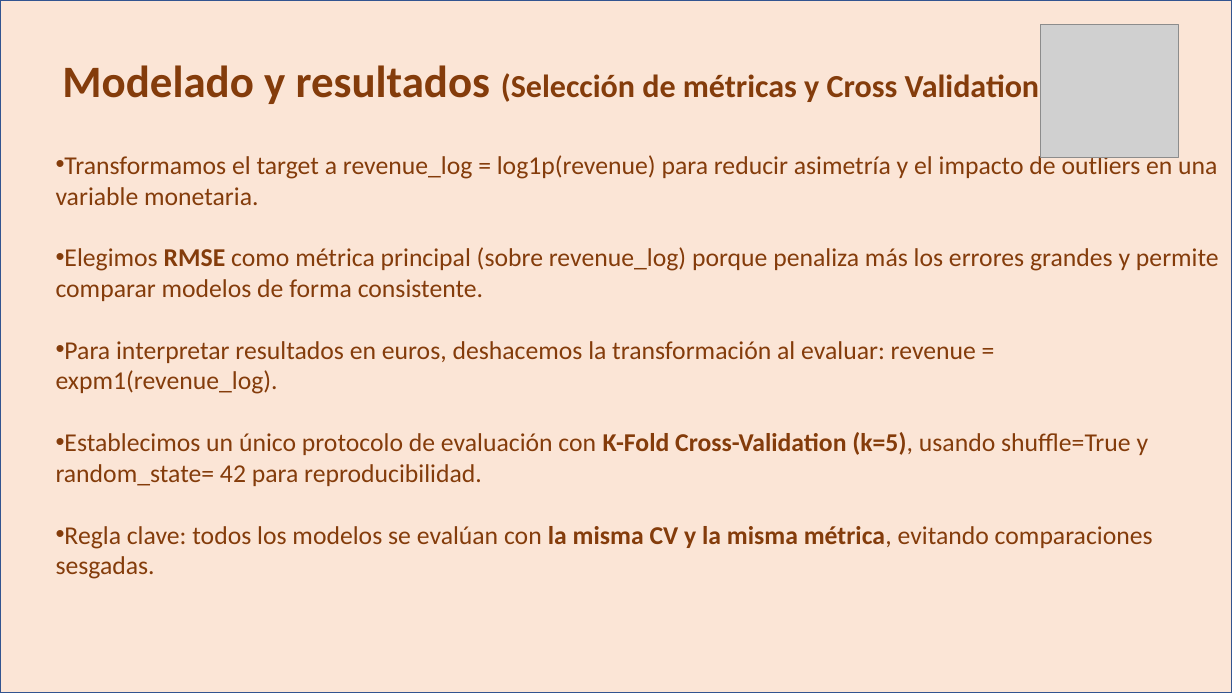
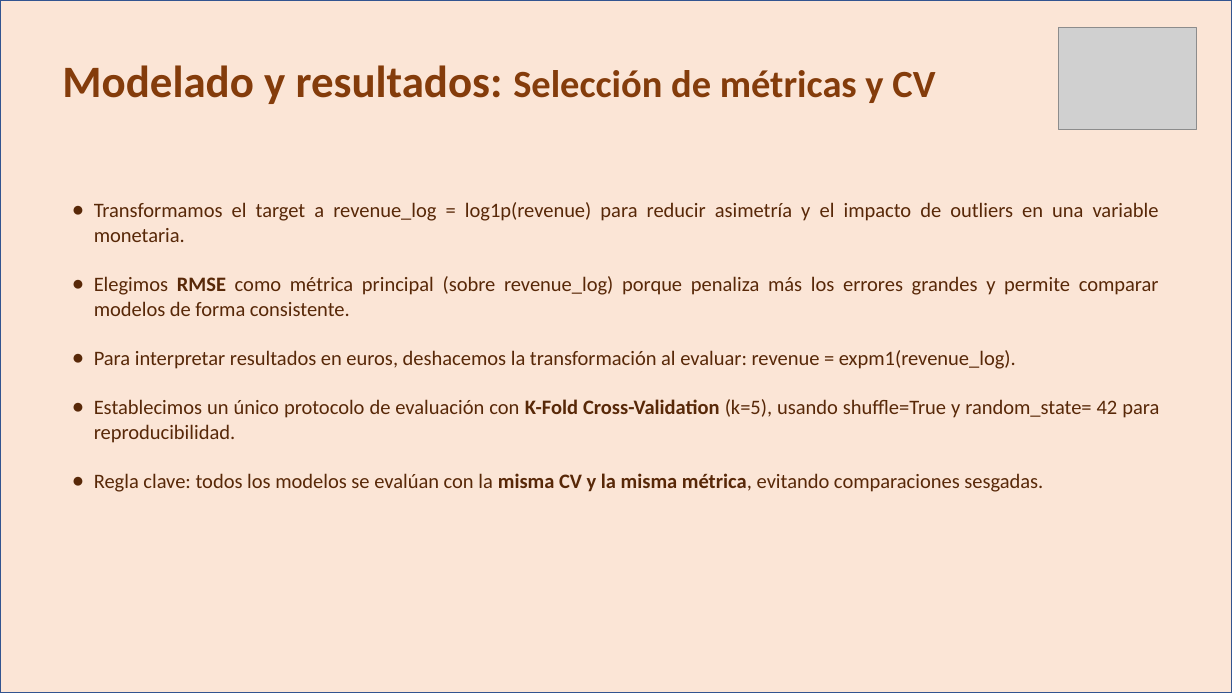
Before and after one commit to HimuraFresh/ML_-Grupo_1-, a slide deck: slide 11 of ML_ppt.pptx. Drawn at 1232x693 pixels with LibreOffice and Linux fonts; fonts in the diff are those of the drawing; grey boxes stand for pictures. Boxes give left, top, right and bottom in pixels: in the first picture for what was removed or moved away, otherwise in the second. Text is boxed around its words. In the diff, an @@ line names an element or a change of style, - is before the commit and + after.

```diff
--- a/ML_ppt.pptx
+++ b/ML_ppt.pptx
@@ picture: place and size @@
-picture at (1041,24,1179,157)
+picture at (1059,28,1198,130)
@@ text at (62,65,935,104): text changed; size 25 to 30 pt @@
-Modelado y resultados (Selección de métricas y Cross Validation)
+Modelado y resultados: Selección de métricas y CV
@@ text "Transformamos el target a revenue_log ...": place and size @@
-text "Transformamos el target a revenue_log ..." at (56,153,1219,579)
+text "Transformamos el target a revenue_log ..." at (94,202,1159,492)
@@ text "Transformamos el target a revenue_log ..." at (94,202,1159,492): size 20 to 16 pt, text colour #843C0B to #582808; bold off in "(k=5),", "la"; alignment left to justified; bullet • to ●; vertical alignment middle to top @@
```
Also in this commit, not shown: 13 other slides changed, 4 slides added, 2 other files.
